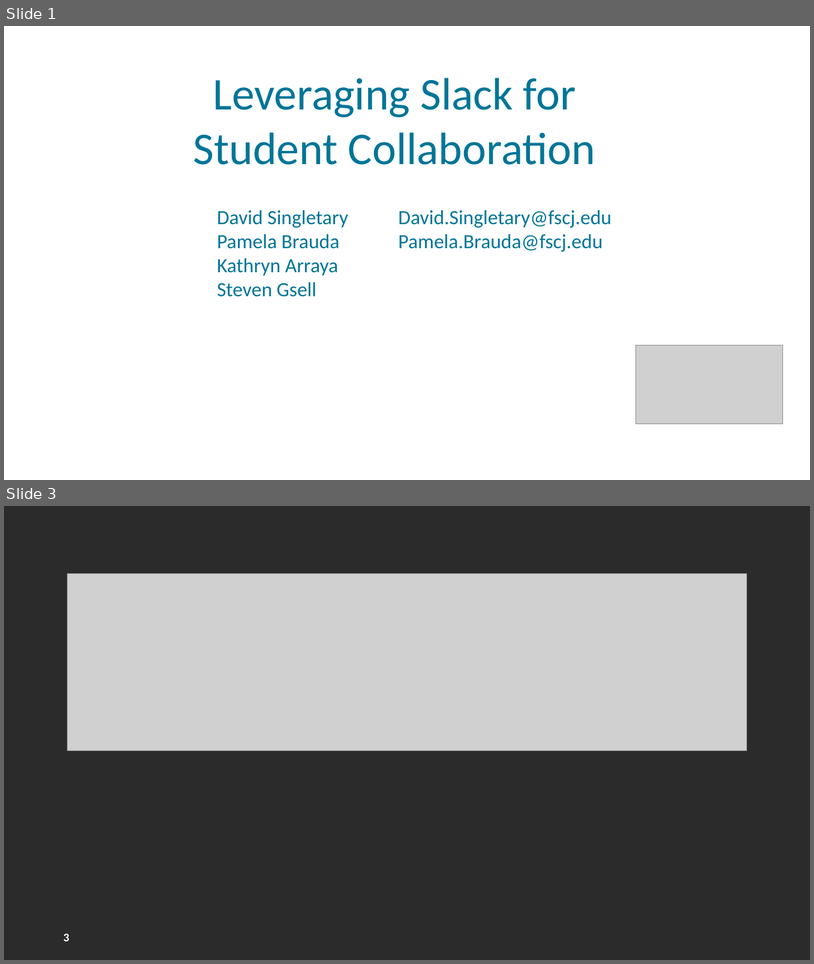
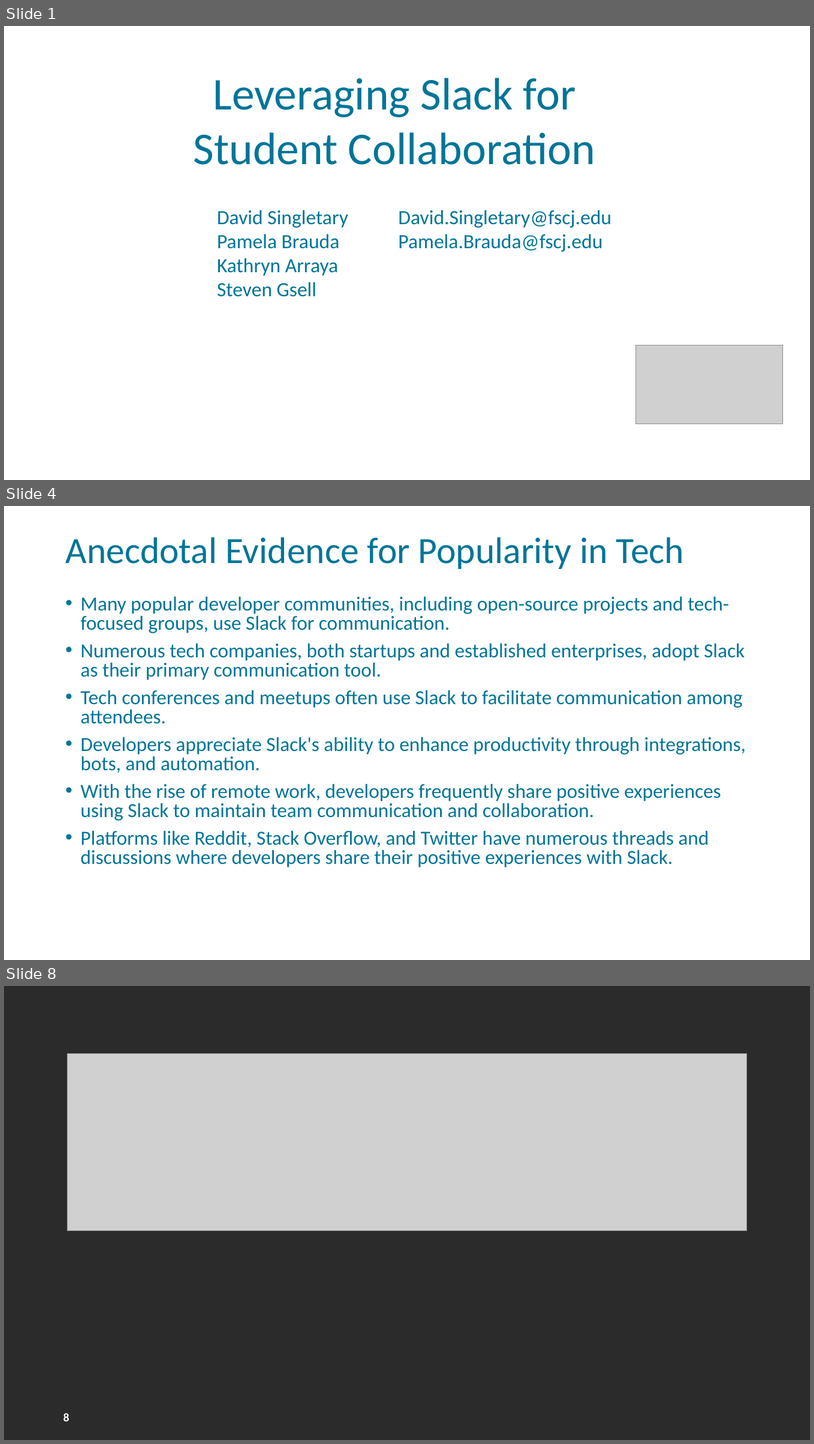
Before and after one commit to FSCJ-FacultyDev/HITEC2024, a slide deck: LeveragingSlackForStudentCollaboration.pptx. Shown one above the other, each under a label of ours: slides 1 and 3 before the commit, slides 1, 4 and 8 after it; the slides between them are not shown. The pictures are 814x964 and 814x1444 pixels, drawn with LibreOffice and Linux fonts; fonts in the diff are those of the drawing; grey boxes stand for pictures; background and template pictures are left out; a plain dark background stands for a picture behind light text. Boxes give left, top, right and bottom in pixels: in the first picture for what was removed or moved away, otherwise in the second. Text is boxed around its words. In the diff, an @@ line names an element or a change of style, - is before the commit and + after.

```diff
--- a/LeveragingSlackForStudentCollaboration.pptx
+++ b/LeveragingSlackForStudentCollaboration.pptx
@@ slide 4 added at (4, 506, 810, 960), background picture (left out); not listed: 1 template element that a slide beside it also shows @@
@@ title added at (65, 537, 684, 569), 44 pt, text #007598 @@
+Anecdotal Evidence for Popularity in Tech
@@ text added at (81, 597, 746, 867), 23.8 pt, text #007598 @@
+• Many popular developer communities, including open-source projects and tech-focused groups, use Slack for communication.
+• Numerous tech companies, both startups and established enterprises, adopt Slack as their primary communication tool.
+• Tech conferences and meetups often use Slack to facilitate communication among attendees.
+• Developers appreciate Slack's ability to enhance productivity through integrations, bots, and automation.
+• With the rise of remote work, developers frequently share positive experiences using Slack to maintain team communication and collaboration.
+• Platforms like Reddit, Stack Overflow, and Twitter have numerous threads and discussions where developers share their positive experiences with Slack.
@@ what was slide 3 is now slide 8 @@
@@ page number at (63, 1413, 69, 1421): text changed @@
-3
+8
```
Also in this commit, not shown: 1 slide changed, 4 other slides added.
